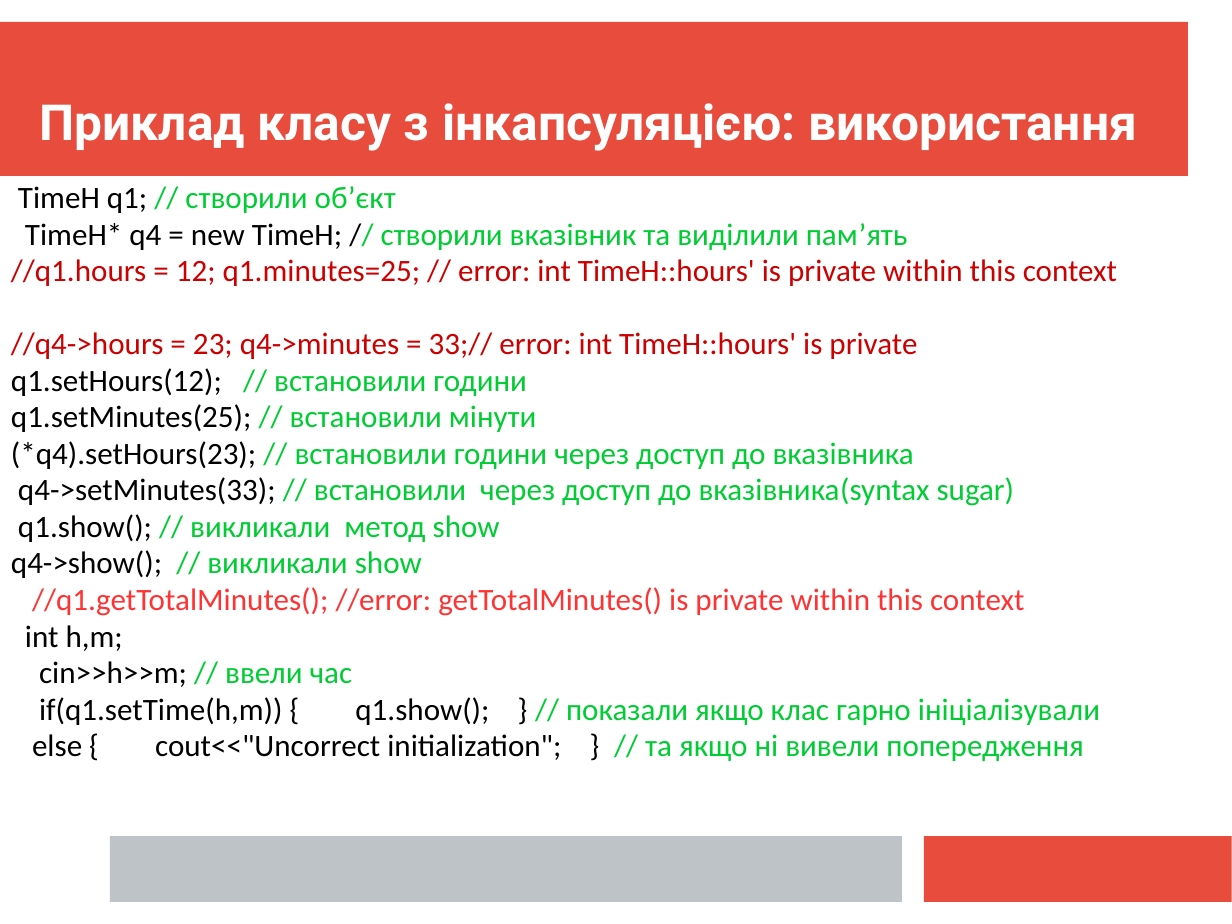
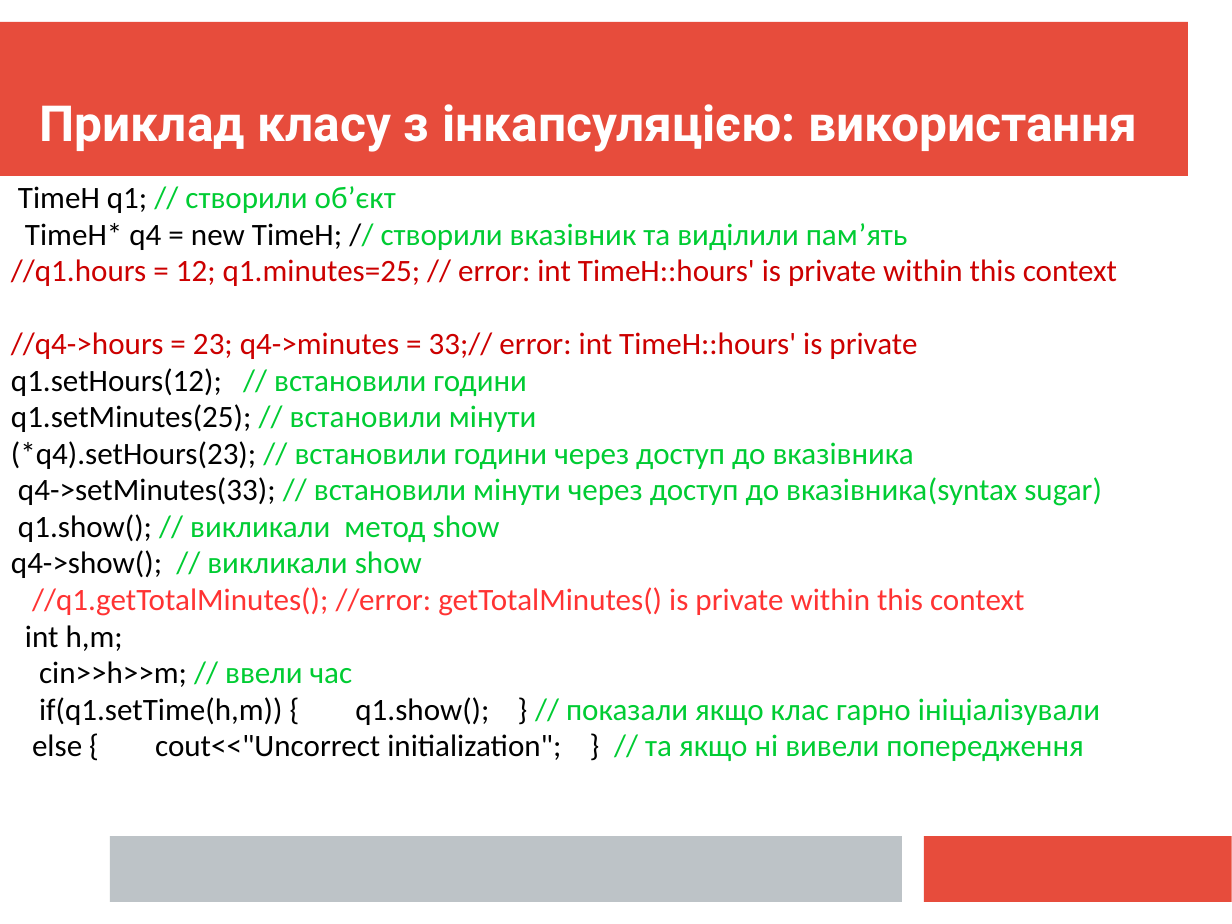
Before and after one commit to mecchmatProjects/CppCourse, a slide deck: slide 10 of Lect08/CppTutorUkr8.ppt. Drawn at 1232x924 pixels with LibreOffice and Linux fonts; fonts in the diff are those of the drawing. Boxes give left, top, right and bottom in pixels: in the first picture for what was removed or moved away, otherwise in the second. Text is boxed around its words. In the diff, an @@ line names an element or a change of style, - is before the commit and + after.

```diff
--- a/Lect08/CppTutorUkr8.ppt
+++ b/Lect08/CppTutorUkr8.ppt
@@ text at (18,477,1102,506): text changed @@
-q4->setMinutes(33); // встановили через доступ до вказівника(syntax sugar)
+q4->setMinutes(33); // встановили мінути через доступ до вказівника(syntax sugar)
```
Also in this commit, not shown: 16 other slides changed, 1 slide removed, 11 other files.
